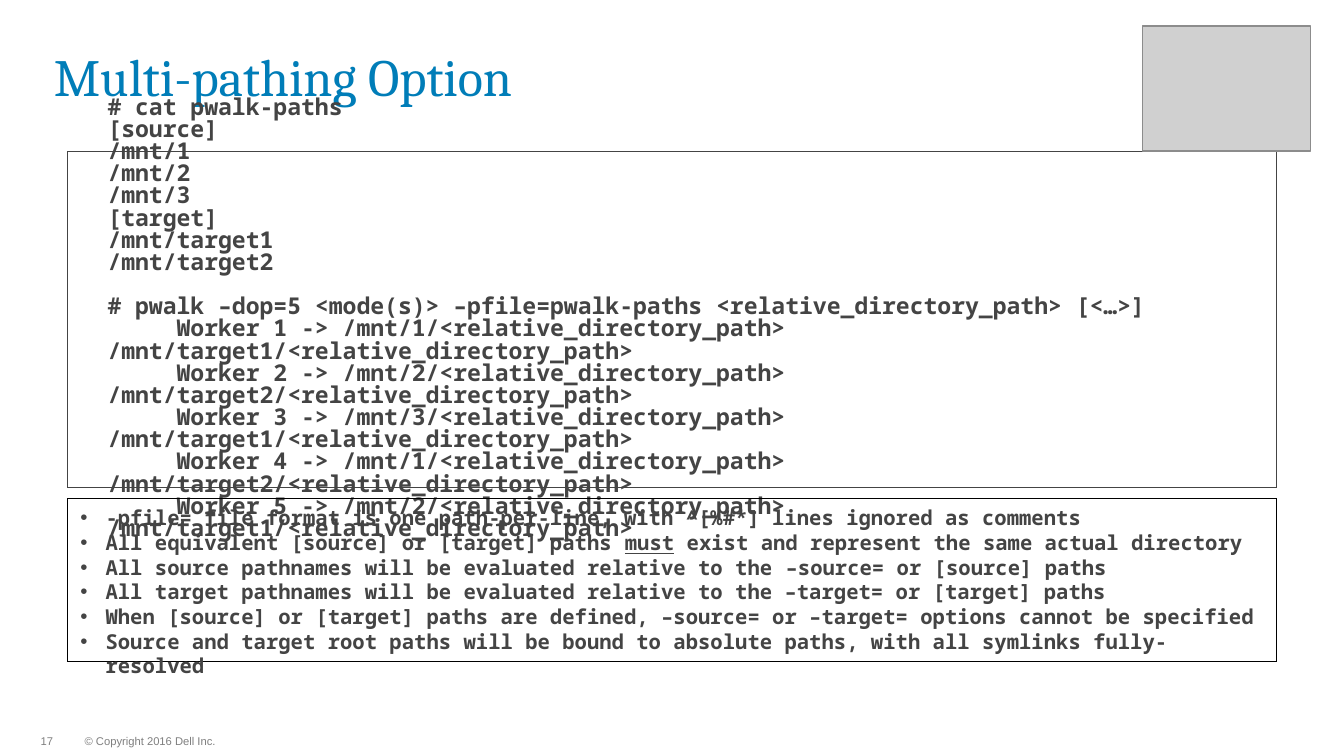
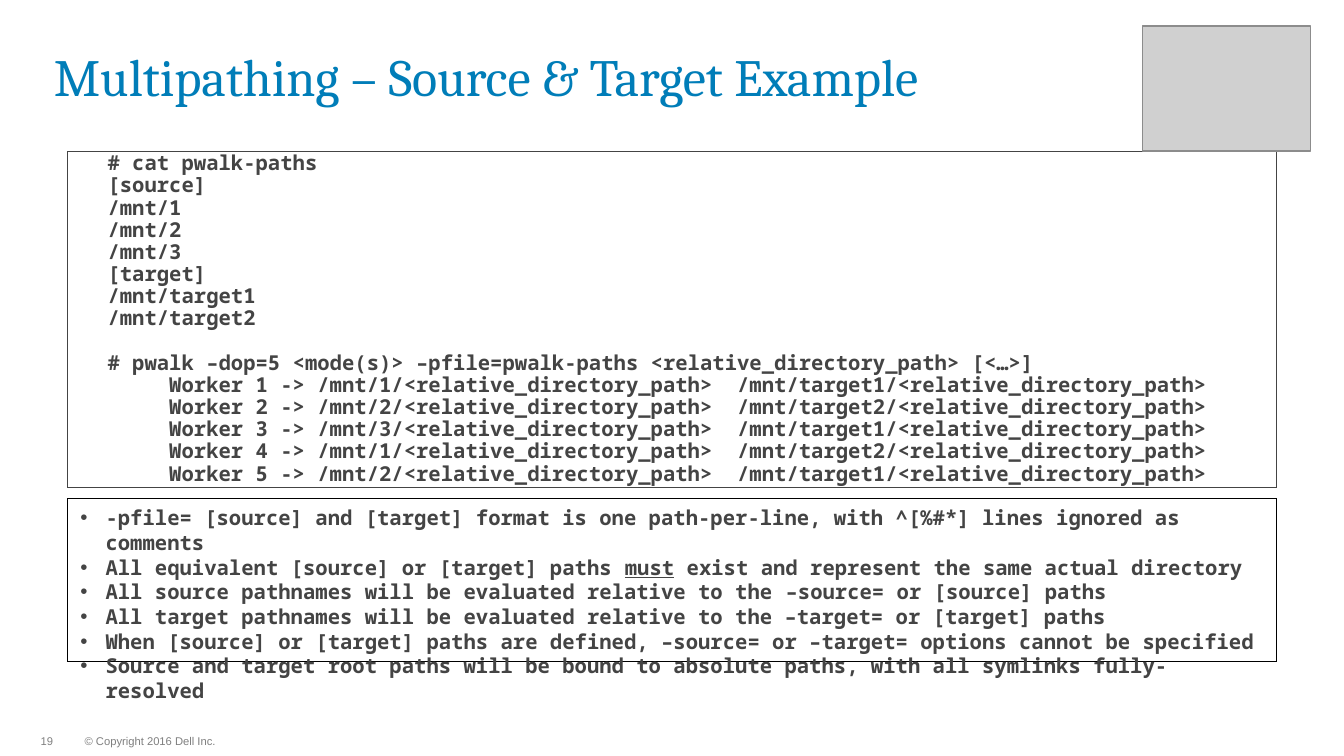
Before and after one commit to WhizBob/pwalk, a slide deck: slide 19 of doc/pwalk_slides.pptx (slide 17 before the commit). Drawn at 1344x756 pixels with LibreOffice and Linux fonts; fonts in the diff are those of the drawing; grey boxes stand for pictures; background and template pictures are left out. Boxes give left, top, right and bottom in pixels: in the first picture for what was removed or moved away, otherwise in the second. Text is boxed around its words. In the diff, an @@ line names an element or a change of style, - is before the commit and + after.

Commit message:
2.06+ updated slides

```diff
--- a/doc/pwalk_slides.pptx
+++ b/doc/pwalk_slides.pptx
@@ title at (x1=54, y1=59, x2=918, y2=107): text changed @@
-Multi-pathing Option
+Multipathing – Source & Target Example
@@ text "# cat pwalk-paths" at (x1=67, y1=151, x2=1277, y2=487): size 12.4 to 11 pt; line spacing 0.8 to 0.9 @@
@@ text in rectangle at (x1=106, y1=509, x2=1180, y2=550): text changed @@
-• -pfile= file format is one path-per-line, with ^[%#*] lines ignored as comments
+• -pfile= [source] and [target] format is one path-per-line, with ^[%#*] lines ignored as comments
@@ page number at (x1=41, y1=737, x2=53, y2=745): text changed @@
-17
+19
```
Also in this commit, not shown: 5 other slides changed, 2 slides added, 1 other file.
